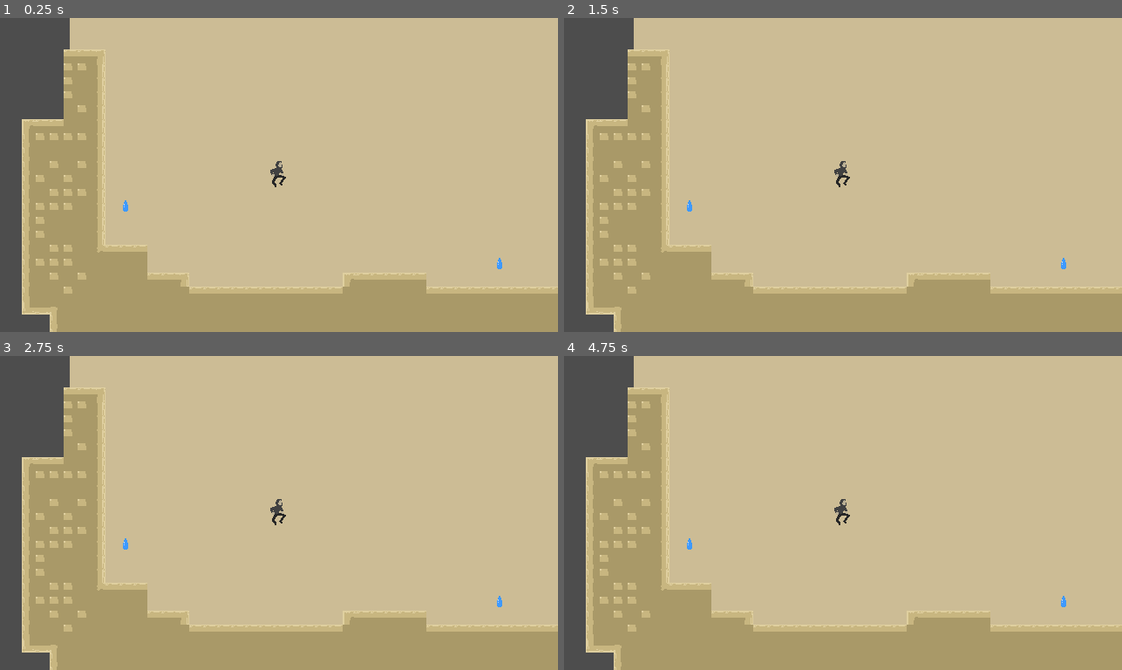
Above: before the commit, frames 1-4 (two rows, left to right).
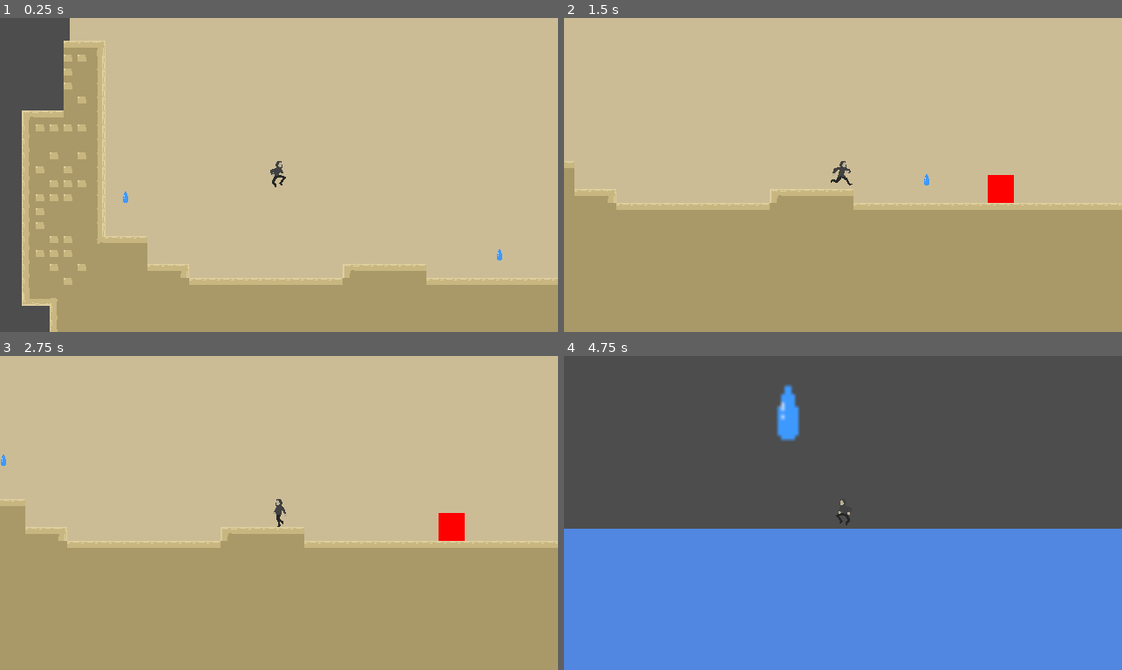
Above: after the commit, the same moments.

Repository: Aterlone/MasseyGameJam
Game: Godot game, scene res://main.tscn
Two runs of this game, one before a commit and one after it. Both use one fixed random seed, a clock stepped at 60 frames per second and the inputs below.
Inputs:
- Up to frame 1 (0.25 s): no input
- Up to frame 2 (1.5 s): tap Enter (ui_accept) at 0.5, 0.77 s; hold Right (ui_right) from 0.53 s (still down)
- Up to frame 3 (2.75 s): tap Enter (ui_accept) at 1.52 s; release Right (ui_right) at 2.03 s; hold Left (ui_left) from 2.03 s (still down)
- Up to frame 4 (4.75 s): release Left (ui_left) at 2.78 s; hold Right (ui_right) 2.78-4.28 s; tap Enter (ui_accept) at 3.02, 3.77, 4.52 s; hold Left (ui_left) from 4.28 s (still down)

The runs differ from the first frame. In frame 1, 5.3% of the frame differs, in the area x 3-100%, y 7-100%; in frame 2, 33%; in frame 3, 33%; in frame 4, 95%, in the area x 0-100%, y 0-100%.
Error before the commit: Parse Error: Expected ":" after "if" condition. (res://player/player.gd:60)

Commit message:
added climb up animation

Diff:
--- a/main.tscn
+++ b/main.tscn
@@ -11,5 +11,9 @@
 
 [node name="Player" parent="." instance=ExtResource("1_ig7tw")]
 position = Vector2(232, 160)
+GRAVITY = 300
+jump_height = -8000
+run_speed_max = 10000
+run_accel = 5000
 
 [node name="Camera2D" type="Camera2D" parent="Player"]
--- a/player/player.gd
+++ b/player/player.gd
@@ -57,7 +57,7 @@
 
 
 func animate():
-	if $AnimationPlayer.current_animation == "climb_up"
+	if $AnimationPlayer.current_animation == "climb_up":
 		return
 
 	if joy_x != 0:
--- a/player/player.tscn
+++ b/player/player.tscn
@@ -20,6 +20,18 @@
 "transitions": PackedFloat32Array(1),
 "update": 1,
 "values": [1]
+}
+tracks/1/type = "value"
+tracks/1/imported = false
+tracks/1/enabled = true
+tracks/1/path = NodePath("Sprite2D:offset")
+tracks/1/interp = 1
+tracks/1/loop_wrap = true
+tracks/1/keys = {
+"times": PackedFloat32Array(0),
+"transitions": PackedFloat32Array(1),
+"update": 0,
+"values": [Vector2(0, 0)]
 }
 
 [sub_resource type="Animation" id="Animation_dw050"]
@@ -71,6 +83,32 @@
 
 [sub_resource type="Animation" id="Animation_g1dw6"]
 resource_name = "climb_up"
+length = 0.1
+step = 0.05
+tracks/0/type = "value"
+tracks/0/imported = false
+tracks/0/enabled = true
+tracks/0/path = NodePath("Sprite2D:frame")
+tracks/0/interp = 1
+tracks/0/loop_wrap = true
+tracks/0/keys = {
+"times": PackedFloat32Array(0, 0.05),
+"transitions": PackedFloat32Array(1, 1),
+"update": 1,
+"values": [6, 7]
+}
+tracks/1/type = "value"
+tracks/1/imported = false
+tracks/1/enabled = true
+tracks/1/path = NodePath("Sprite2D:offset")
+tracks/1/interp = 1
+tracks/1/loop_wrap = true
+tracks/1/keys = {
+"times": PackedFloat32Array(0, 0.05),
+"transitions": PackedFloat32Array(1, 1),
+"update": 1,
+"values": [Vector2(-8, 21), Vector2(0, 0)]
+}
 
 [sub_resource type="AnimationLibrary" id="AnimationLibrary_n7ghd"]
 _data = {
@@ -93,10 +131,6 @@
 [node name="Player" type="CharacterBody2D"]
 collision_layer = 2
 script = ExtResource("1_i3pqv")
-GRAVITY = null
-jump_height = null
-run_speed_max = null
-run_accel = null
 
 [node name="WallCollider" type="Area2D" parent="."]
 visible = false
@@ -108,7 +142,7 @@
 texture_filter = 1
 texture_repeat = 2
 texture = ExtResource("2_hqtel")
-hframes = 2
+hframes = 3
 vframes = 3
 frame = 1
 script = ExtResource("3_sweqy")
@@ -131,7 +165,6 @@
 one_shot = true
 
 [node name="CollisionShape2D" type="CollisionShape2D" parent="."]
-visible = false
 shape = SubResource("RectangleShape2D_rkbax")
 
 [node name="AnimationPlayer" type="AnimationPlayer" parent="."]
Binary file changed: player/player.png
